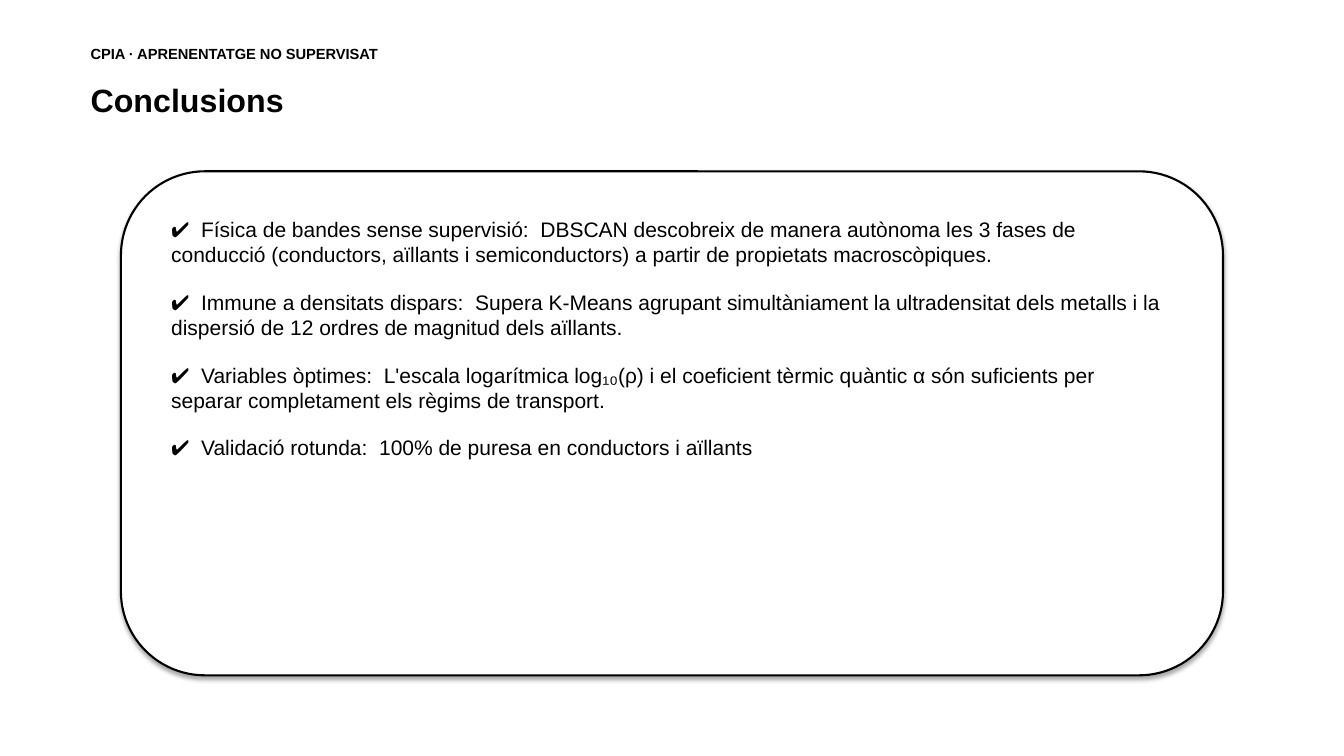
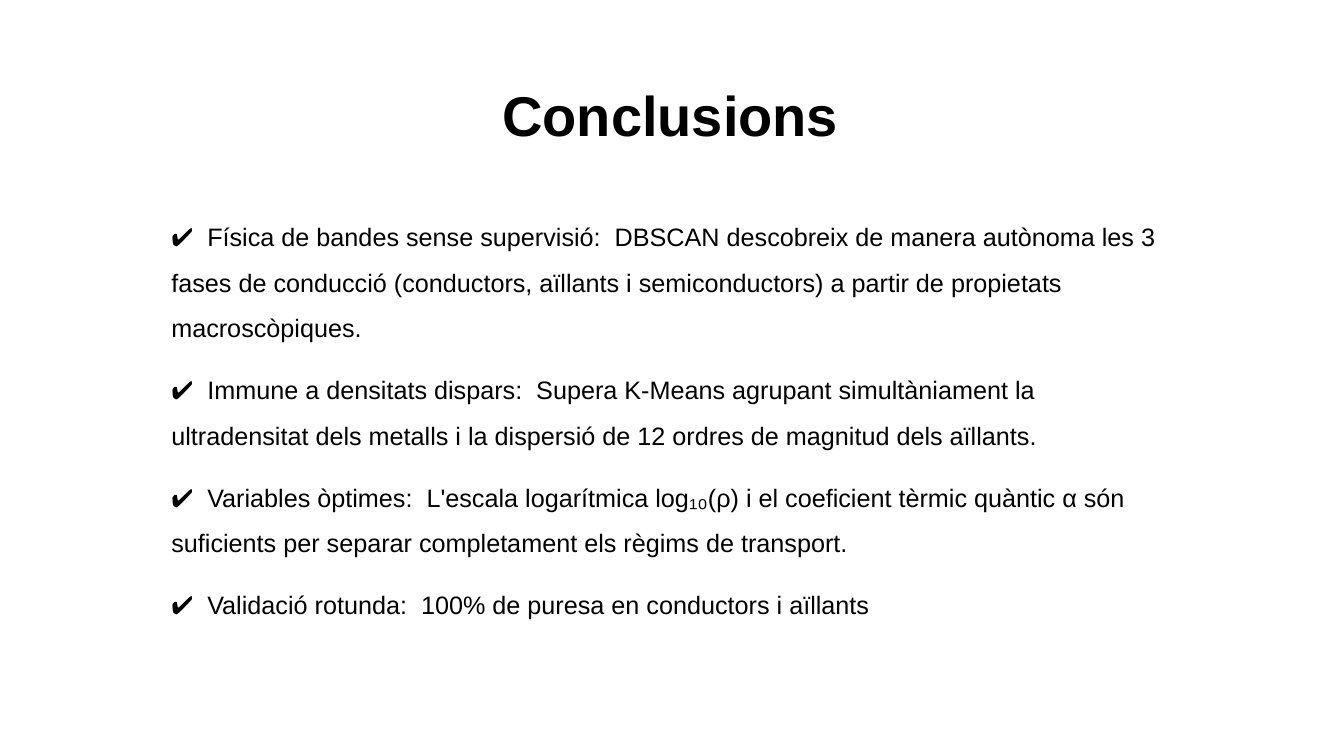
Before and after one commit to ArnauMontull/CPIA-Expo, a slide deck: slide 21 of presentacion/expo_cpia.pptx (slide 19 before the commit). Drawn at 1344x756 pixels with LibreOffice and Linux fonts; fonts in the diff are those of the drawing. Boxes give left, top, right and bottom in pixels: in the first picture for what was removed or moved away, otherwise in the second. Text is boxed around its words. In the diff, an @@ line names an element or a change of style, - is before the commit and + after.

```diff
--- a/presentacion/expo_cpia.pptx
+++ b/presentacion/expo_cpia.pptx
@@ text removed at bbox=[91, 48, 378, 59] @@
-CPIA · APRENENTATGE NO SUPERVISAT
@@ text "Conclusions" at bbox=[502, 95, 838, 137]: size 23 to 40 pt; alignment left to centre @@
@@ rounded rectangle removed at bbox=[121, 171, 1223, 676] @@
@@ text "✔ Física de bandes sense ..." at bbox=[171, 227, 1155, 620]: size 15 to 18 pt; line spacing 1 to 1.5; less space between paragraphs @@
```
Also in this commit, not shown: 7 other slides changed, 2 slides added, 4 other files.
